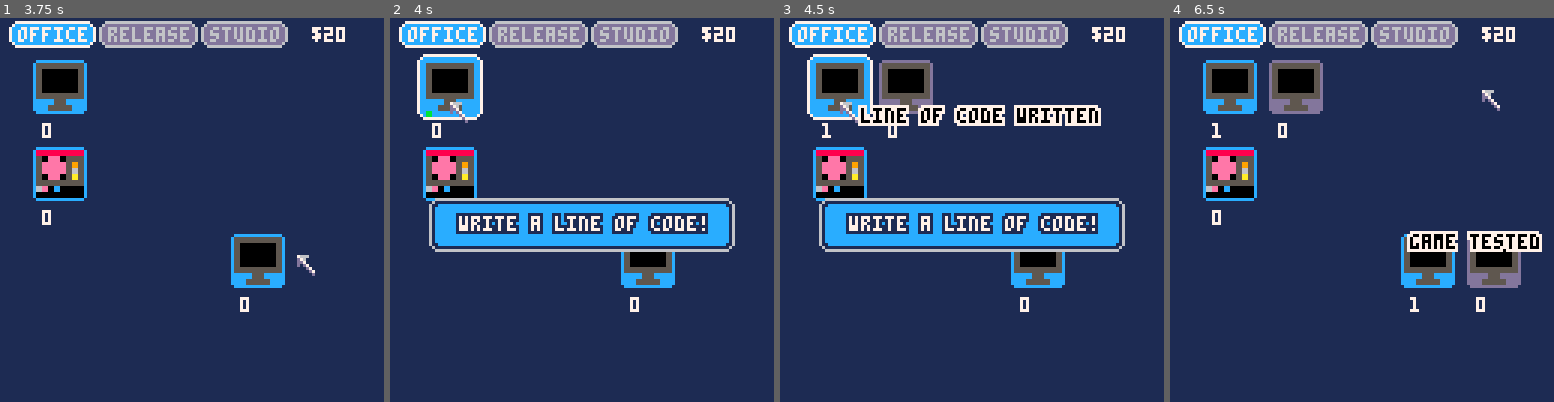
Above: before the commit, frames 1-4 (left to right).
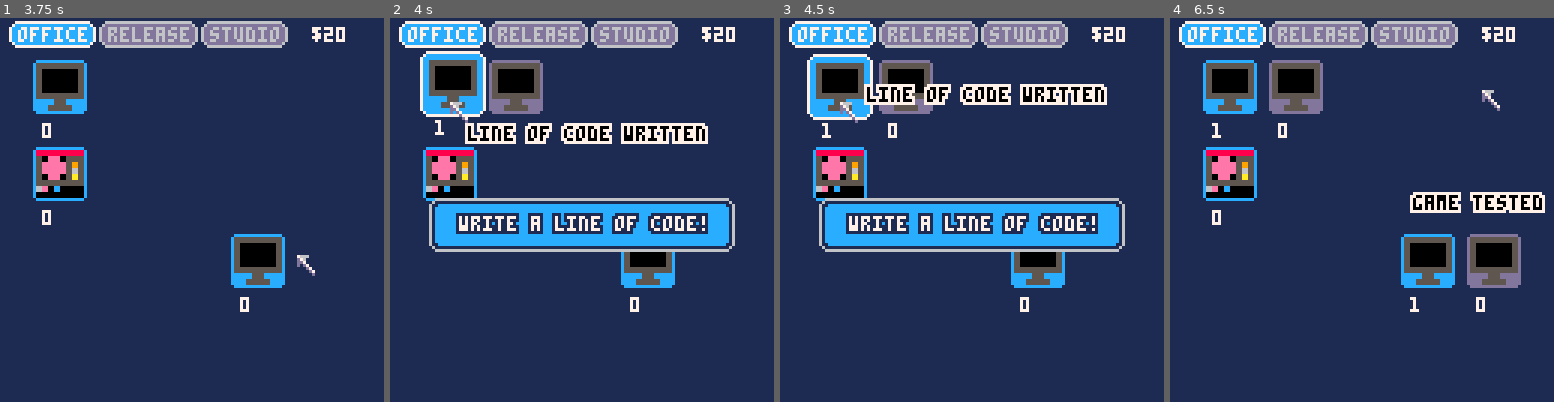
Above: after the commit, the same moments.

Repository: wesen/carts
Game: PICO-8 cartridge games/gamedevgame/gamedevgame.p8
Same seed, same stepped clock (60 frames per second), same inputs: the game is played once before the commit and once after it.
Inputs (mouse positions are in pixels of both pictures, inside the frame that each line leads up to):
- Up to frame 1 (3.75 s): click (280, 121) at 0.67 s; click (46, 267) at 1.22 s; click (107, 114) at 1.77 s; click (172, 259) at 2.32 s; click (234, 106) at 2.87 s; click (295, 256) at 3.42 s
- Up to frame 2 (4 s): click (451, 102) at 3.97 s
- Up to frame 3 (4.5 s): no input
- Up to frame 4 (6.5 s): click (1292, 248) at 4.52 s; click (1354, 94) at 5.07 s; click (1419, 244) at 5.62 s; click (1481, 90) at 6.17 s

Frame 1 is identical in both runs. In frame 2, 6.5% of the frame differs, in the area x 7-83%, y 8-33%; in frame 3, 5.7%; in frame 4, 3.4%.

Commit message:
Coders never quit!

Diff:
--- a/games/gamedevgame/gamedevgame.lua
+++ b/games/gamedevgame/gamedevgame.lua
@@ -1,5 +1,5 @@
 glb_debug=true
-glb_timescale=1
+glb_timescale=10
 
 --#include oo
 --#include helpers
--- a/games/gamedevgame/gamedevgame.p8
+++ b/games/gamedevgame/gamedevgame.p8
@@ -2,7 +2,7 @@
 version 16
 __lua__
 glb_debug=true
-glb_timescale=1
+glb_timescale=10
 
 function class (init)
   local c = {}
@@ -1040,7 +1040,7 @@
  "characters",
  4,1,
  {animation=2,csharp_file=1},
- 4,
+ 6,
  -- spr
  16,
  "make a character!",
@@ -1215,7 +1215,7 @@
  if self.t>self.duration then
   self.duration=self.orig_duration
   self.t=0
-  if glb_resource_manager.money>=self.cost then
+  if glb_resource_manager.money>=self.cost or self.hire_worker.name=="coder" then
    self:on_tick()
    self.no_salary_t=0
    glb_resource_manager.money-=self.cost
--- a/games/gamedevgame/resources.lua
+++ b/games/gamedevgame/resources.lua
@@ -118,7 +118,7 @@
  "characters",
  4,1,
  {animation=2,csharp_file=1},
- 4,
+ 6,
  -- spr
  16,
  "make a character!",
--- a/games/gamedevgame/worker.lua
+++ b/games/gamedevgame/worker.lua
@@ -22,7 +22,7 @@
  if self.t>self.duration then
   self.duration=self.orig_duration
   self.t=0
-  if glb_resource_manager.money>=self.cost then
+  if glb_resource_manager.money>=self.cost or self.hire_worker.name=="coder" then
    self:on_tick()
    self.no_salary_t=0
    glb_resource_manager.money-=self.cost
